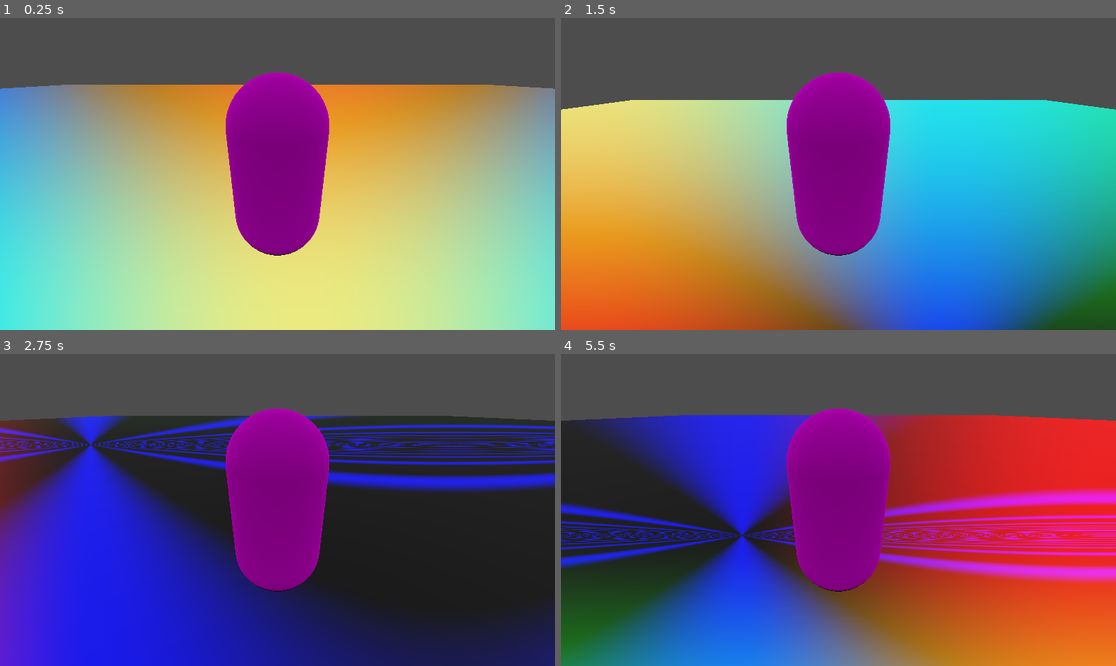
Above: before the commit, frames 1-4 (two rows, left to right).
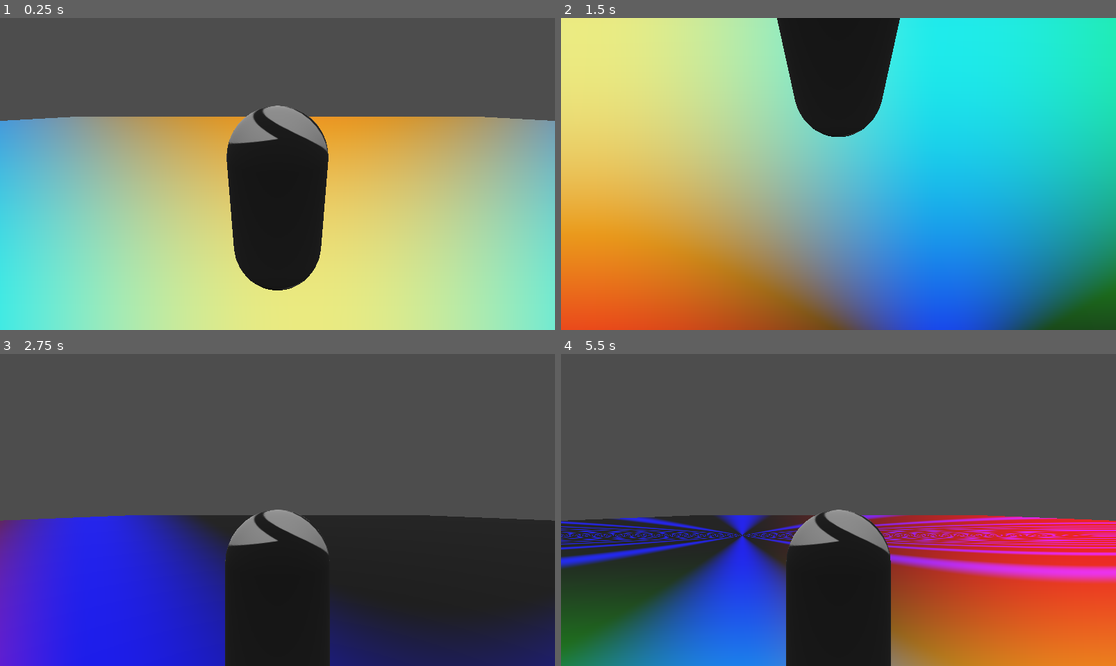
Above: after the commit, the same moments.

Repository: bvanroll/pogo
Game: Godot game, scene res://node_3d.tscn
Two runs of this game, one before a commit and one after it. Both use one fixed random seed, a clock stepped at 60 frames per second and the inputs below.
Inputs:
- Up to frame 1 (0.25 s): no input
- Up to frame 2 (1.5 s): tap Enter (ui_accept) at 0.5, 0.77 s; hold Right (ui_right) 0.53-1.28 s; hold Down (ui_down) from 1.28 s (still down)
- Up to frame 3 (2.75 s): tap Enter (ui_accept) at 1.52 s; release Down (ui_down) at 2.03 s; hold Right (ui_right) from 2.03 s (still down)
- Up to frame 4 (5.5 s): release Right (ui_right) at 2.78 s; hold Up (ui_up) 2.78-3.53 s; tap Enter (ui_accept) at 3.02, 3.77, 4.52 s; hold Left (ui_left) 3.53-5.03 s; hold Down (ui_down) from 5.03 s (still down)

The runs differ from the first frame. In frame 1, 20% of the frame differs, in the area x 0-100%, y 17-88%; in frame 2, 35%; in frame 3, 41%; in frame 4, 41%, in the area x 0-100%, y 17-100%.

Commit message:
okay

Diff:
--- a/node_3d.tscn
+++ b/node_3d.tscn
@@ -3,6 +3,7 @@
 [ext_resource type="Script" path="res://player_move.gd" id="1_3w378"]
 [ext_resource type="Shader" path="res://node_3d.gdshader" id="1_bq3vy"]
 [ext_resource type="Script" path="res://player_cam.gd" id="2_cfjd0"]
+[ext_resource type="Texture2D" uid="uid://dbvpr64gra7yk" path="res://Aperture_Science_logo_cercle-3962497901.png" id="3_vg2la"]
 
 [sub_resource type="BoxShape3D" id="BoxShape3D_xx3kl"]
 size = Vector3(100, 0.1, 100)
@@ -20,10 +21,8 @@
 
 [sub_resource type="CapsuleMesh" id="CapsuleMesh_hyrp0"]
 
-[sub_resource type="ImageTexture" id="ImageTexture_bll23"]
-
-[sub_resource type="ORMMaterial3D" id="ORMMaterial3D_y47wq"]
-albedo_texture = SubResource("ImageTexture_bll23")
+[sub_resource type="StandardMaterial3D" id="StandardMaterial3D_wm6qp"]
+albedo_texture = ExtResource("3_vg2la")
 
 [node name="Node3D" type="Node3D"]
 
@@ -45,10 +44,9 @@
 [node name="MeshInstance3D" type="MeshInstance3D" parent="player"]
 transform = Transform3D(1, 0, 0, 0, 1, 0, 0, 0, 1, 0, 2, 0)
 mesh = SubResource("CapsuleMesh_hyrp0")
-surface_material_override/0 = SubResource("ORMMaterial3D_y47wq")
+surface_material_override/0 = SubResource("StandardMaterial3D_wm6qp")
 
 [node name="Camera3D" type="Camera3D" parent="."]
-transform = Transform3D(1, 0, 0, 0, 1, 0, 0, 0, 1, 0, 0, 0)
 script = ExtResource("2_cfjd0")
 
 [node name="DirectionalLight3D" type="DirectionalLight3D" parent="."]
--- a/player_cam.gd
+++ b/player_cam.gd
@@ -15,5 +15,6 @@
 	position.y = move_toward(position.y, player.position.y + cam_distance + player_height/2., cam_speed * delta)
 	position.z = move_toward(position.z, player.position.z + cam_distance, cam_speed*delta)
 	position.x = move_toward(position.x, player.position.x, cam_speed* delta)
-	look_at(player.position + Vector3(0., player_height, 0.))
+	look_at(player.rotation + Vector3(0., player_height, 0.))
+
 	pass
Binary file added: Aperture_Science_logo_cercle-3962497901.png
Not shown, added: Aperture_Science_logo_cercle-3962497901.png.import
